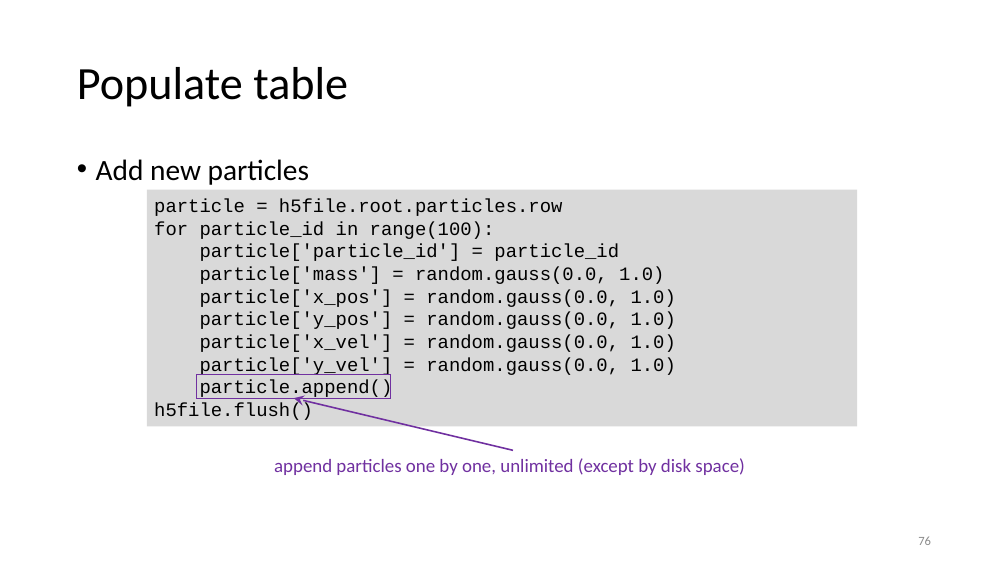
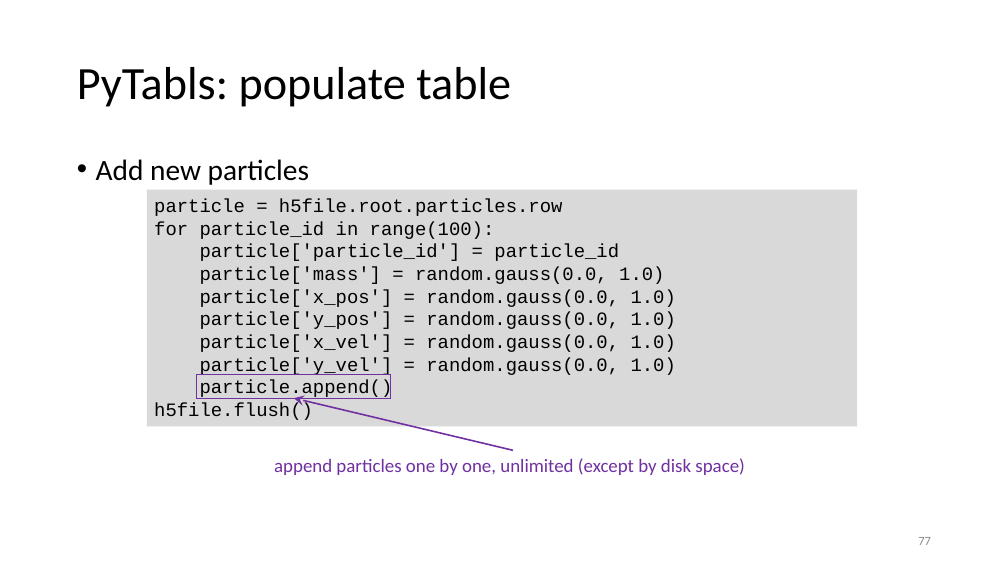
Before and after one commit to gjbex/Scientific-Python, a slide deck: slide 77 of scientific_python.pptx (slide 76 before the commit). Drawn at 1008x567 pixels with LibreOffice and Linux fonts; fonts in the diff are those of the drawing. Boxes give left, top, right and bottom in pixels: in the first picture for what was removed or moved away, otherwise in the second. Text is boxed around its words. In the diff, an @@ line names an element or a change of style, - is before the commit and + after.

```diff
--- a/scientific_python.pptx
+++ b/scientific_python.pptx
@@ title at bbox=[77, 67, 511, 107]: text changed @@
-Populate table
+PyTabls: populate table
@@ page number at bbox=[918, 537, 931, 545]: text changed @@
-76
+77
```
Also in this commit, not shown: 10 other slides changed, 6 slides added.
